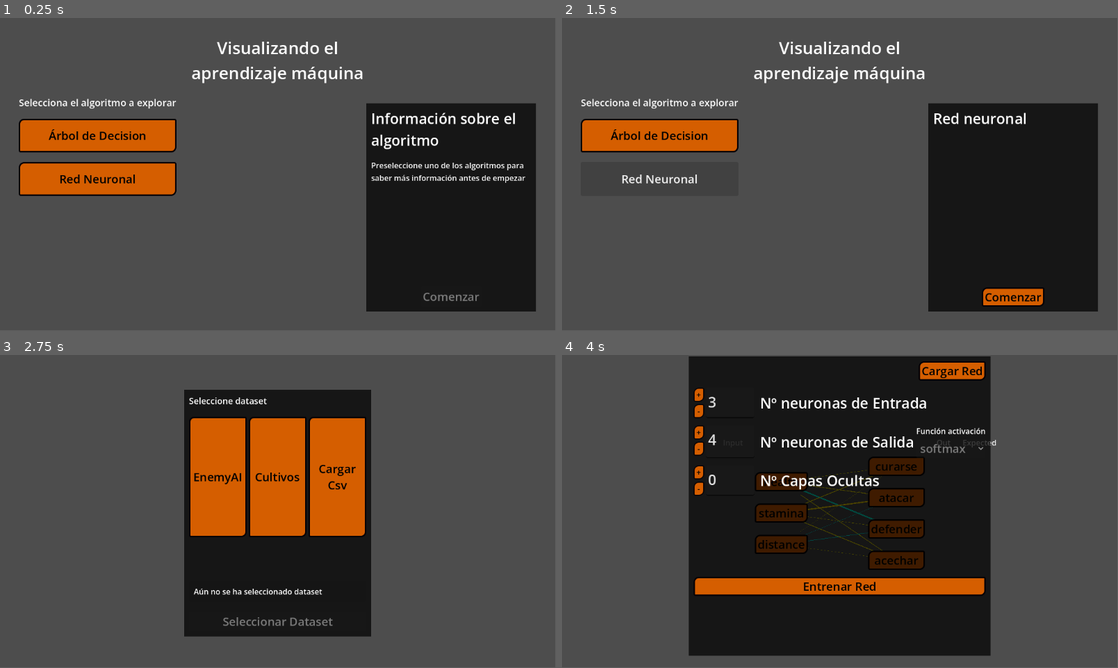
Above: before the commit, frames 1-4 (two rows, left to right).
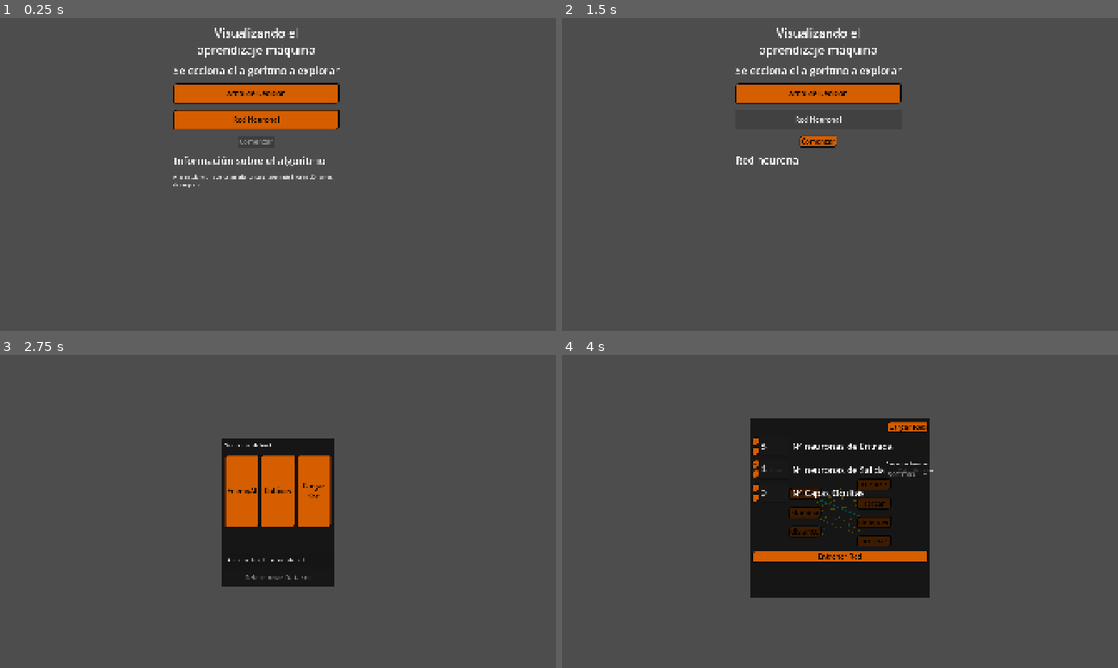
Above: after the commit, the same moments.

Repository: HectorAldao/visualizing_machine_learning
Game: Godot game, scene res://scenes/menus/main_menu.tscn
Same seed, same stepped clock (60 frames per second), same inputs: the game is played once before the commit and once after it.
Inputs:
- Up to frame 1 (0.25 s): no input
- Up to frame 2 (1.5 s): click "Árbol de Decision" at 0.5 s; click "Red Neuronal" at 1.25 s
- Up to frame 3 (2.75 s): click "Comenzar" at 2 s
- Up to frame 4 (4 s): click "EnemyAI" at 2.75 s; click "Seleccionar Dataset" at 3.5 s
The window is 799x449 before the commit and 800x450 after it. Grey fills any space a smaller window leaves; there, only what the larger window draws over its background counts as a difference.

The runs differ from the first frame. In frame 1, 32% of the frame differs, in the area x 3-97%, y 3-94%; in frame 2, 28%; in frame 3, 20%; in frame 4, 41%, in the area x 22-79%, y 0-96%.

Commit message:
feat: trying to make main menu scalable

Diff:
--- a/godot_project/project.godot
+++ b/godot_project/project.godot
@@ -26,6 +26,13 @@
 Constants="*uid://o843gprkd6mi"
 Variables="*uid://pwn8yqm5sg38"
 ConfigVariables="*uid://x7ugbi8js0fw"
+
+[display]
+
+window/size/viewport_width=1920
+window/size/viewport_height=1080
+window/stretch/mode="canvas_items"
+window/stretch/aspect="expand"
 
 [gui]
 
--- a/godot_project/scenes/menus/main_menu.gd
+++ b/godot_project/scenes/menus/main_menu.gd
@@ -1,5 +1,9 @@
 extends Control
 
+
+# For the menu
+@export var max_width: float = 720.0
+@export var horizontal_margin: float = 24.0
 
 @onready var dtree_button: Button = %DTreeButton
 @onready var nn_button: Button = %NeuralNetworkButton
@@ -7,6 +11,8 @@
 
 @onready var title_label: Label = %TitleLabel
 @onready var text_label: Label = %TextLabel
+
+@onready var panelcontainer: PanelContainer = %PanelContainer
 
 
 var selected_algorithm: int = 0:
@@ -22,6 +28,9 @@
 	start_button.pressed.connect(_on_start_button_pressed)
 
 	start_button.disabled = true
+
+	get_viewport().size_changed.connect(_update_size)
+	_update_size()
 
 
 
@@ -69,3 +78,12 @@
 
 	title_label.text = dict_of_text[algorithm][0]
 	text_label.text = dict_of_text[algorithm][1]
+
+
+func _update_size() -> void:
+
+	var viewport_size: Vector2 = get_viewport_rect().size
+	var available_width: float = viewport_size.x - horizontal_margin * 2.0
+	var available_height: float = viewport_size.y - horizontal_margin * 2.0
+	panelcontainer.custom_minimum_size.x = min(max_width, available_width)
+	panelcontainer.custom_minimum_size.y = available_height
--- a/godot_project/scenes/menus/main_menu.tscn
+++ b/godot_project/scenes/menus/main_menu.tscn
@@ -1,15 +1,22 @@
 [gd_scene format=3 uid="uid://j220721ca3np"]
 
 [ext_resource type="Script" uid="uid://cfirevud3ti3f" path="res://scenes/menus/main_menu.gd" id="1_8gy84"]
+[ext_resource type="PackedScene" uid="uid://c8awyfuu7i3ih" path="res://scenes/interface/scroll_container/scroll_container.tscn" id="2_ovrgc"]
+
+[sub_resource type="StyleBoxFlat" id="StyleBoxFlat_2o76q"]
+bg_color = Color(0, 0, 0, 0)
+
+[sub_resource type="Theme" id="Theme_6bivr"]
+PanelContainer/styles/panel = SubResource("StyleBoxFlat_2o76q")
 
 [sub_resource type="LabelSettings" id="LabelSettings_xqga4"]
+font_size = 40
+
+[sub_resource type="LabelSettings" id="LabelSettings_ovrgc"]
 font_size = 35
 
-[sub_resource type="LabelSettings" id="LabelSettings_ovrgc"]
-font_size = 20
-
 [sub_resource type="LabelSettings" id="LabelSettings_2o76q"]
-font_size = 30
+font_size = 35
 
 [node name="MainMenu" type="Control" unique_id=807388]
 layout_mode = 3
@@ -20,81 +27,89 @@
 grow_vertical = 2
 script = ExtResource("1_8gy84")
 
-[node name="Label" type="Label" parent="." unique_id=201382217]
+[node name="MarginContainer" type="MarginContainer" parent="." unique_id=2019448492]
 layout_mode = 1
-anchors_preset = 5
-anchor_left = 0.5
-anchor_right = 0.5
-offset_left = -309.0
-offset_top = 37.0
-offset_right = 309.0
-offset_bottom = 86.0
+anchors_preset = 15
+anchor_right = 1.0
+anchor_bottom = 1.0
 grow_horizontal = 2
+grow_vertical = 2
+theme_override_constants/margin_left = 10
+theme_override_constants/margin_top = 10
+theme_override_constants/margin_right = 10
+theme_override_constants/margin_bottom = 10
+
+[node name="CenterContainer" type="CenterContainer" parent="MarginContainer" unique_id=1435902856]
+layout_mode = 2
+
+[node name="PanelContainer" type="PanelContainer" parent="MarginContainer/CenterContainer" unique_id=1816542396]
+unique_name_in_owner = true
+custom_minimum_size = Vector2(575, 1000)
+layout_mode = 2
+theme = SubResource("Theme_6bivr")
+
+[node name="ScrollContainer" parent="MarginContainer/CenterContainer/PanelContainer" unique_id=1226361611 instance=ExtResource("2_ovrgc")]
+layout_mode = 2
+
+[node name="VBoxContainer" type="VBoxContainer" parent="MarginContainer/CenterContainer/PanelContainer/ScrollContainer" unique_id=1982867266]
+layout_mode = 2
+
+[node name="MainLabel" type="Label" parent="MarginContainer/CenterContainer/PanelContainer/ScrollContainer/VBoxContainer" unique_id=201382217]
+layout_mode = 2
 text = "Visualizando el
 aprendizaje máquina"
 label_settings = SubResource("LabelSettings_xqga4")
 horizontal_alignment = 1
+autowrap_mode = 3
 
-[node name="VBoxContainer" type="VBoxContainer" parent="." unique_id=1578589725]
-layout_mode = 1
-offset_left = 39.0
-offset_top = 161.0
-offset_right = 366.0
-offset_bottom = 369.0
+[node name="VBoxContainerMenu" type="VBoxContainer" parent="MarginContainer/CenterContainer/PanelContainer/ScrollContainer/VBoxContainer" unique_id=1578589725]
+layout_mode = 2
+size_flags_vertical = 4
 
-[node name="Label" type="Label" parent="VBoxContainer" unique_id=1452108106]
+[node name="OptionsLabel" type="Label" parent="MarginContainer/CenterContainer/PanelContainer/ScrollContainer/VBoxContainer/VBoxContainerMenu" unique_id=1452108106]
 layout_mode = 2
 text = "Selecciona el algoritmo a explorar"
 label_settings = SubResource("LabelSettings_ovrgc")
 horizontal_alignment = 1
 
-[node name="DTreeButton" type="Button" parent="VBoxContainer" unique_id=514394525]
+[node name="DTreeButton" type="Button" parent="MarginContainer/CenterContainer/PanelContainer/ScrollContainer/VBoxContainer/VBoxContainerMenu" unique_id=514394525]
 unique_name_in_owner = true
 custom_minimum_size = Vector2(0, 70)
 layout_mode = 2
 text = "Árbol de Decision"
 
-[node name="NeuralNetworkButton" type="Button" parent="VBoxContainer" unique_id=994976548]
+[node name="NeuralNetworkButton" type="Button" parent="MarginContainer/CenterContainer/PanelContainer/ScrollContainer/VBoxContainer/VBoxContainerMenu" unique_id=994976548]
 unique_name_in_owner = true
 custom_minimum_size = Vector2(0, 70)
 layout_mode = 2
 text = "Red Neuronal"
 
-[node name="PanelContainer" type="PanelContainer" parent="." unique_id=876910558]
-layout_mode = 1
-anchors_preset = 3
-anchor_left = 1.0
-anchor_top = 1.0
-anchor_right = 1.0
-anchor_bottom = 1.0
-offset_left = -392.0
-offset_top = -471.0
-offset_right = -40.0
-offset_bottom = -39.0
-grow_horizontal = 0
-grow_vertical = 0
+[node name="StartButton" type="Button" parent="MarginContainer/CenterContainer/PanelContainer/ScrollContainer/VBoxContainer" unique_id=1424195084]
+unique_name_in_owner = true
+layout_mode = 2
+size_flags_horizontal = 4
+size_flags_vertical = 8
+text = "Comenzar"
 
-[node name="VBoxContainer" type="VBoxContainer" parent="PanelContainer" unique_id=1461954276]
+[node name="PanelContainerMenu" type="PanelContainer" parent="MarginContainer/CenterContainer/PanelContainer/ScrollContainer/VBoxContainer" unique_id=876910558]
+custom_minimum_size = Vector2(0, 400)
+layout_mode = 2
+size_flags_vertical = 4
+
+[node name="VBoxContainer" type="VBoxContainer" parent="MarginContainer/CenterContainer/PanelContainer/ScrollContainer/VBoxContainer/PanelContainerMenu" unique_id=1461954276]
 layout_mode = 2
 size_flags_vertical = 0
 
-[node name="TitleLabel" type="Label" parent="PanelContainer/VBoxContainer" unique_id=1851289427]
+[node name="TitleLabel" type="Label" parent="MarginContainer/CenterContainer/PanelContainer/ScrollContainer/VBoxContainer/PanelContainerMenu/VBoxContainer" unique_id=1851289427]
 unique_name_in_owner = true
 layout_mode = 2
 text = "Información sobre el algoritmo"
 label_settings = SubResource("LabelSettings_2o76q")
 autowrap_mode = 3
 
-[node name="TextLabel" type="Label" parent="PanelContainer/VBoxContainer" unique_id=616165297]
+[node name="TextLabel" type="Label" parent="MarginContainer/CenterContainer/PanelContainer/ScrollContainer/VBoxContainer/PanelContainerMenu/VBoxContainer" unique_id=616165297]
 unique_name_in_owner = true
 layout_mode = 2
 size_flags_vertical = 0
 text = "Preseleccione uno de los algoritmos para saber más información antes de empezar"
 autowrap_mode = 3
-
-[node name="StartButton" type="Button" parent="PanelContainer" unique_id=1424195084]
-unique_name_in_owner = true
-layout_mode = 2
-size_flags_horizontal = 4
-size_flags_vertical = 8
-text = "Comenzar"
